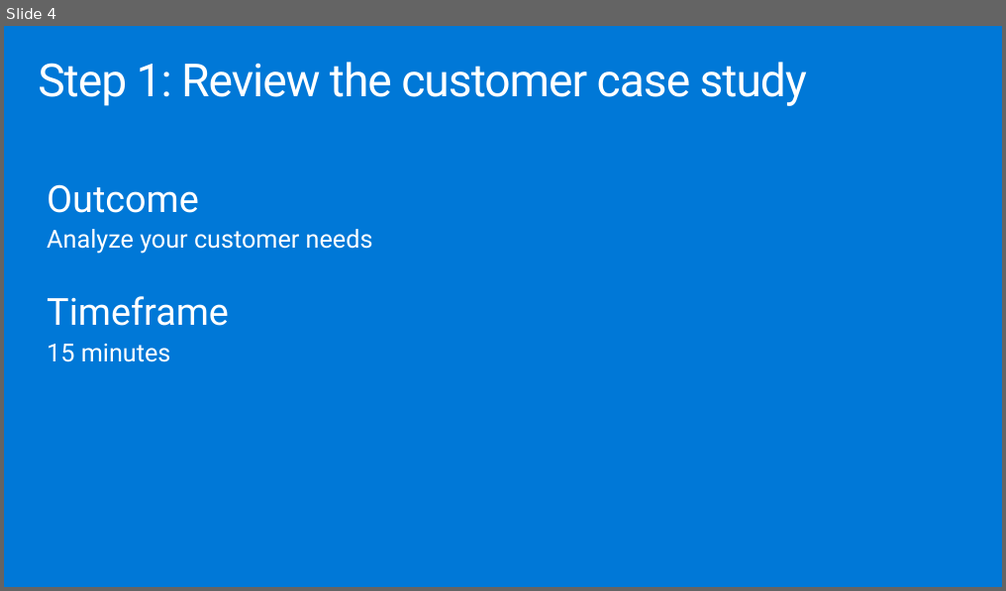
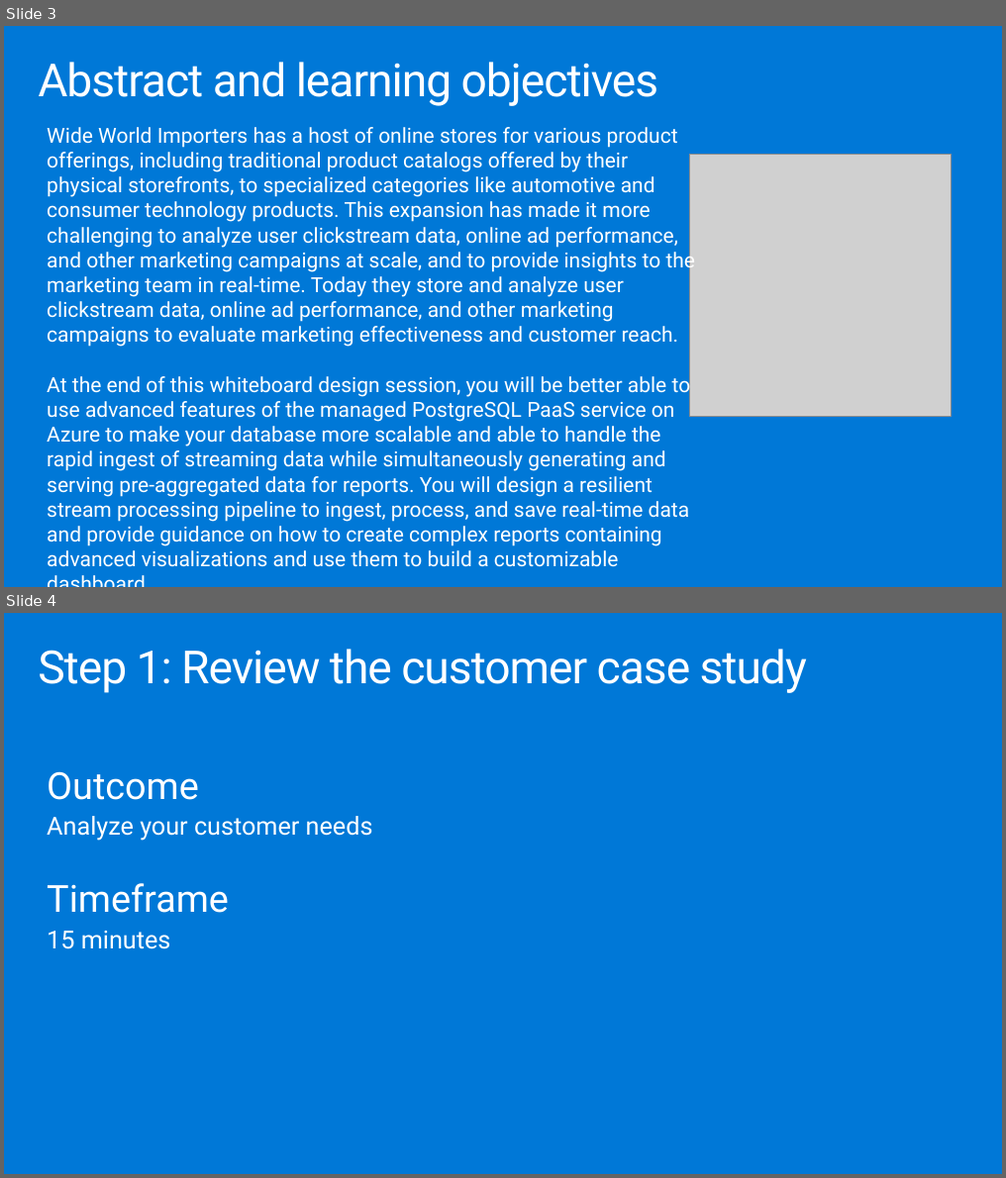
Before and after one commit to solliancenet/MCW-Managed-open-source-databases-on-Azure, a slide deck: Whiteboard design session/WDS trainer presentation - Managed open source databases on Azure.pptx. Shown one above the other, each under a label of ours: slide 4 before the commit, slides 3 and 4 after it. The pictures are 1006x591 and 1006x1178 pixels, drawn with LibreOffice and Linux fonts; fonts in the diff are those of the drawing; grey boxes stand for pictures. Boxes give left, top, right and bottom in pixels: in the first picture for what was removed or moved away, otherwise in the second. Text is boxed around its words. In the diff, an @@ line names an element or a change of style, - is before the commit and + after.

```diff
--- a/Whiteboard design session/WDS trainer presentation - Managed open source databases on Azure.pptx
+++ b/Whiteboard design session/WDS trainer presentation - Managed open source databases on Azure.pptx
@@ slide 3 added at bbox=[4, 26, 1002, 587], background #0078D7 @@
@@ title added at bbox=[38, 62, 658, 106], 44 pt, text #FFFFFF @@
+Abstract and learning objectives
@@ text added at bbox=[47, 127, 696, 568], 20 pt, text #FFFFFF @@
+Wide World Importers has a host of online stores for various product offerings, including traditional product catalogs offered by their physical storefronts, to specialized categories like automotive and consumer technology products. This expansion has made it more challenging to analyze user clickstream data, online ad performance, and other marketing campaigns at scale, and to provide insights to the marketing team in real-time. Today they store and analyze user clickstream data, online ad performance, and other marketing campaigns to evaluate marketing effectiveness and customer reach.
+At the end of this whiteboard design session, you will be better able to use advanced features of the managed PostgreSQL PaaS service on Azure to make your database more scalable and able to handle the rapid ingest of streaming data while simultaneously generating and serving pre-aggregated data for reports. You will design a resilient stream processing pipeline to ingest, process, and save real-time data and provide guidance on how to create complex reports containing advanced visualizations and use them to build a customizable dashboard.
@@ picture added at bbox=[689, 155, 951, 417] @@
```
Also in this commit, not shown: 5 other slides added, 3 slides removed, 1 other file.
